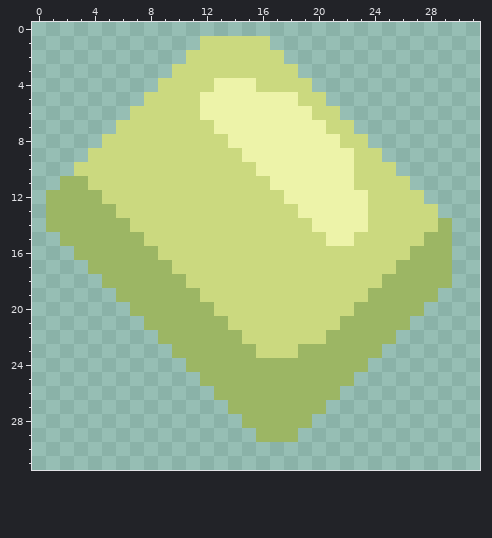
Pixel-art sprite, stored at core/assets-raw/sprites/items/item-plastanium.png. The picture above was drawn from the file before the commit.
The file is 32x32 pixels.
Now the later version:
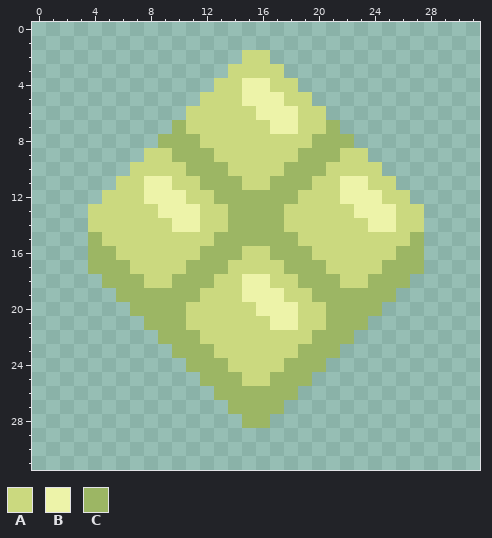
Palette (. is transparent): A #cbd97f  B #edf3a9  C #9cb664
The author wrote: surge <=> plastanium (for colorblind)
Change:
y 1: x 12..16 AAAAA -> .....
y 2: x 11..14 AAAA -> ....; x 17 A -> .
y 3: x 10..13 AAAA -> ....; x 18 A -> .
y 4: x 9..14 AAAABB -> ....AA; x 16 A -> B; x 19 A -> .
y 5: x 8..14 AAAABBB -> ....AAA; x 18 B -> A; x 20 A -> .
y 6: x 7..10 AAAA -> ....; x 12..15 BBBB -> AAAA; x 19 B -> A; x 21 A -> .
y 7: x 6..10 AAAAA -> ....C; x 13..16 BBBB -> AAAA; x 19..22 BBAA -> AAC.
y 8: x 5..11 AAAAAAA -> ....CCC; x 14..23 BBBBBBBBAA -> AAAAAACCC.
y 9: x 4..7 AAAA -> ....; x 10..12 AAA -> CCC; x 15..22 BBBBBBBB -> AAAACCCA; x 24 A -> .
y 10: x 3..6 AAAA -> ....; x 11..13 AAA -> CCC; x 16..22 BBBBBBB -> AACCCAA; x 25 A -> .
y 11: x 2..5 CCAA -> ....; x 8..9 AA -> BB; x 12..14 AAA -> CCC; x 17..21 BBBBB -> CCCAA; x 23 A -> B; x 26 A -> .
y 12: x 1..4 CCCC -> ....; x 8..10 AAA -> BBB; x 13..21 AAAAABBBB -> CCCCCCAAA; x 24 A -> B; x 27 A -> .
y 13: x 1..5 CCCCC -> ...AA; x 9..11 AAA -> BBB; x 14..17 AAAA -> CCCC; x 19..22 BBBB -> AAAA; x 24..25 AA -> BB; x 28 A -> .
y 14: x 1..6 CCCCCC -> ...AAA; x 10..11 AA -> BB; x 14..17 AAAA -> CCCC; x 20..25 BBBBAA -> AAAABB; x 28..29 AC -> ..
y 15: x 2..3 CC -> ..; x 5..7 CCC -> AAA; x 13..18 AAAAAA -> CCCCCC; x 21..22 BB -> AA; x 27..29 ACC -> C..
y 16: x 3 C -> .; x 6..8 CCC -> AAA; x 12..14 AAA -> CCC; x 17..19 AAA -> CCC; x 26 A -> C; x 28..29 CC -> ..
y 17: x 7..9 CCC -> AAA; x 11..13 AAA -> CCC; x 18..20 AAA -> CCC; x 25 A -> C; x 28..29 CC -> ..
y 18: x 8..9 CC -> AA; x 11..12 AA -> CC; x 15..16 AA -> BB; x 19..21 AAA -> CCC; x 24 A -> C; x 27..29 CCC -> ...
y 19: x 15..17 AAA -> BBB; x 20..23 AAAA -> CCCC; x 26..28 CCC -> ...
y 20: x 11..12 CC -> AA; x 16..18 AAA -> BBB; x 21..22 AA -> CC; x 25..27 CCC -> ...
y 21: x 11..13 CCC -> AAA; x 17..18 AA -> BB; x 21 A -> C; x 24..26 CCC -> ...
y 22: x 12..14 CCC -> AAA; x 20 A -> C; x 23..25 CCC -> ...
y 23: x 13..15 CCC -> AAA; x 22..24 CCC -> ...
y 24: x 14..17 CCCC -> AAAA; x 21..23 CCC -> ...
y 25: x 15..16 CC -> AA; x 20..22 CCC -> ...
y 26: x 19..21 CCC -> ...
y 27: x 18..20 CCC -> ...
y 28: x 17..19 CCC -> ...
y 29: x 16..18 CCC -> ...
